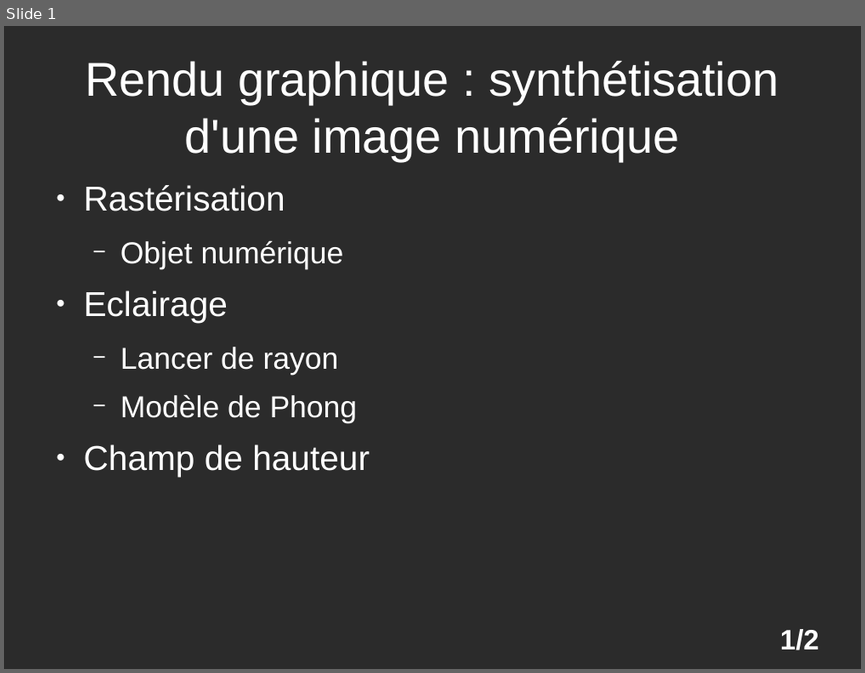
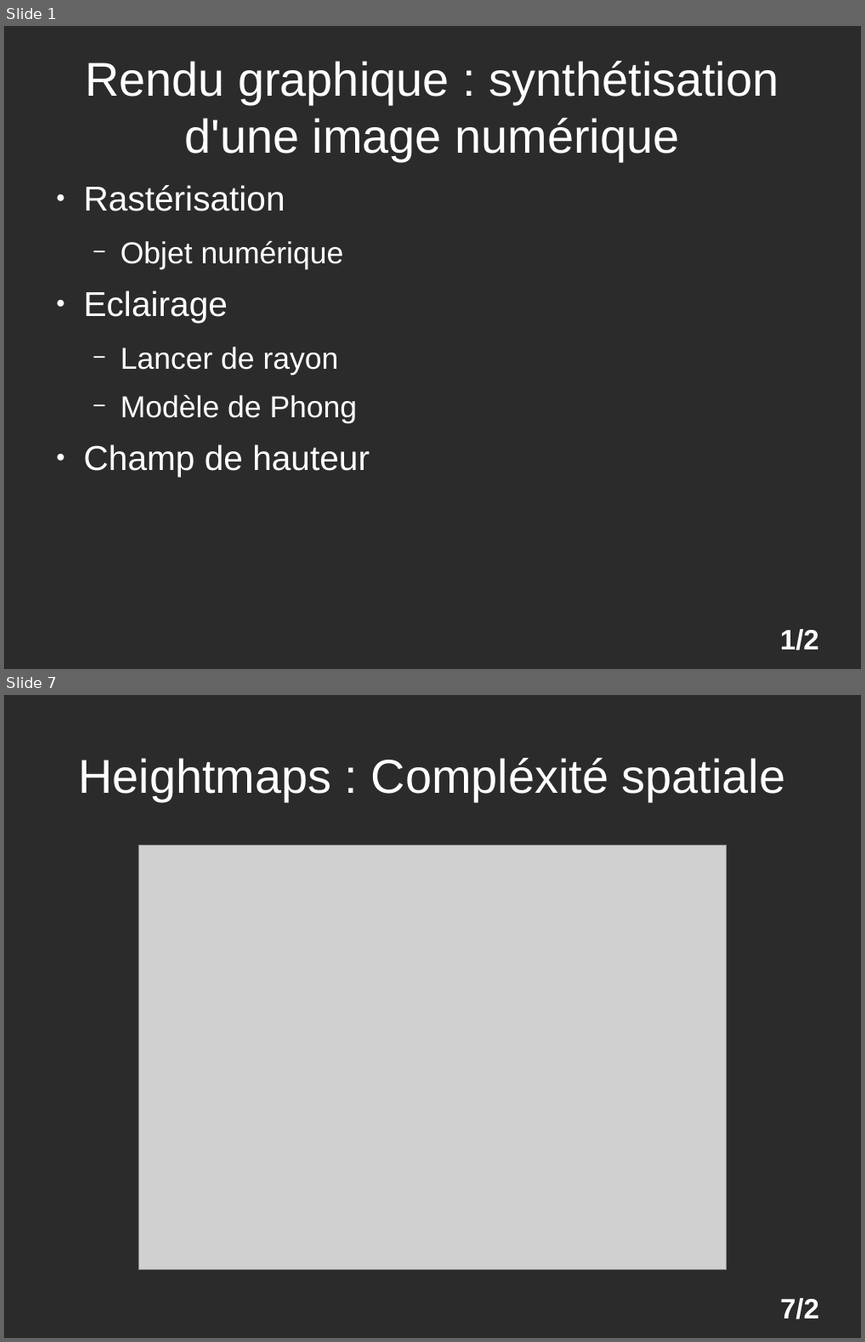
Before and after one commit to rpereira-dev/heightmaps_renderer, a slide deck: TIPE/presentation.odp. Shown one above the other, each under a label of ours: slide 1 before the commit, slides 1 and 7 after it; the slides between them are not shown. The pictures are 865x673 and 865x1342 pixels, drawn with LibreOffice and Linux fonts; fonts in the diff are those of the drawing; grey boxes stand for pictures; background and template pictures are left out; a plain dark background stands for a picture behind light text. Boxes give left, top, right and bottom in pixels: in the first picture for what was removed or moved away, otherwise in the second. Text is boxed around its words. In the diff, an @@ line names an element or a change of style, - is before the commit and + after.

```diff
--- a/TIPE/presentation.odp
+++ b/TIPE/presentation.odp
@@ slide 7 added at bbox=[4, 695, 861, 1338], background picture (left out) @@
@@ title added at bbox=[78, 758, 785, 801], 44 pt, text #FFFFFF @@
+Heightmaps : Compléxité spatiale
@@ picture added at bbox=[138, 845, 726, 1270] @@
@@ page number added at bbox=[780, 1298, 819, 1319], 26 pt, text #FFFFFF, bold @@
+7/2
```
Also in this commit, not shown: 2 slides changed, 22 other slides added, 56 other files.
